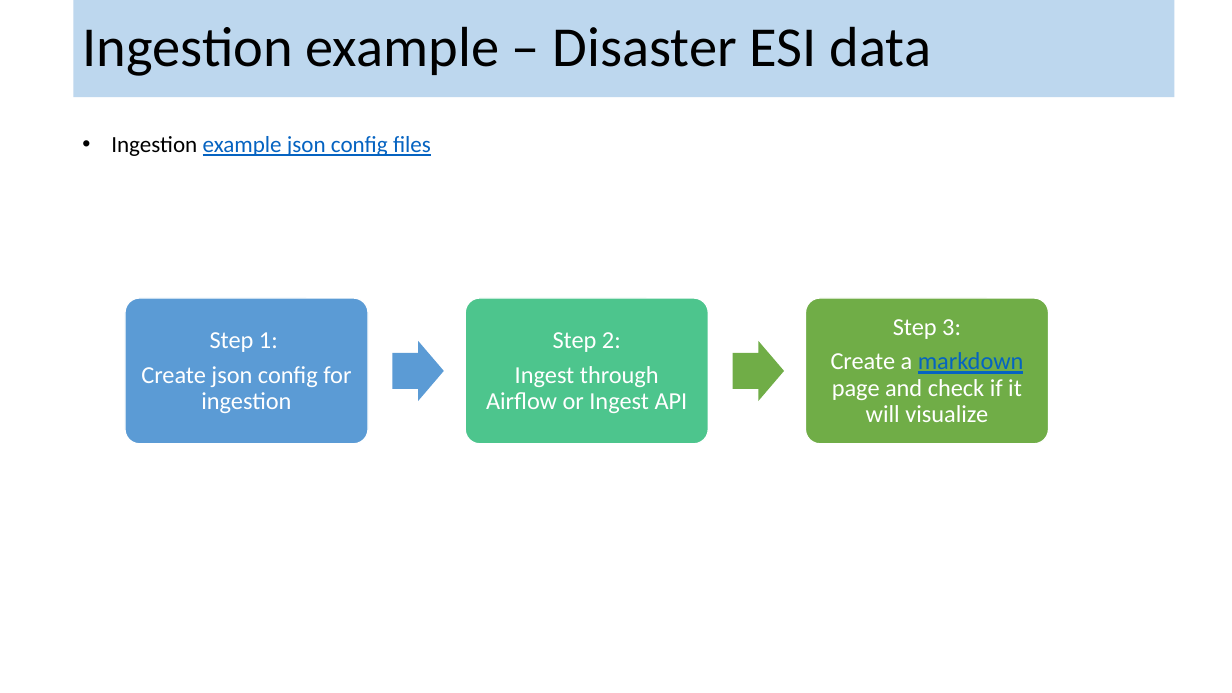
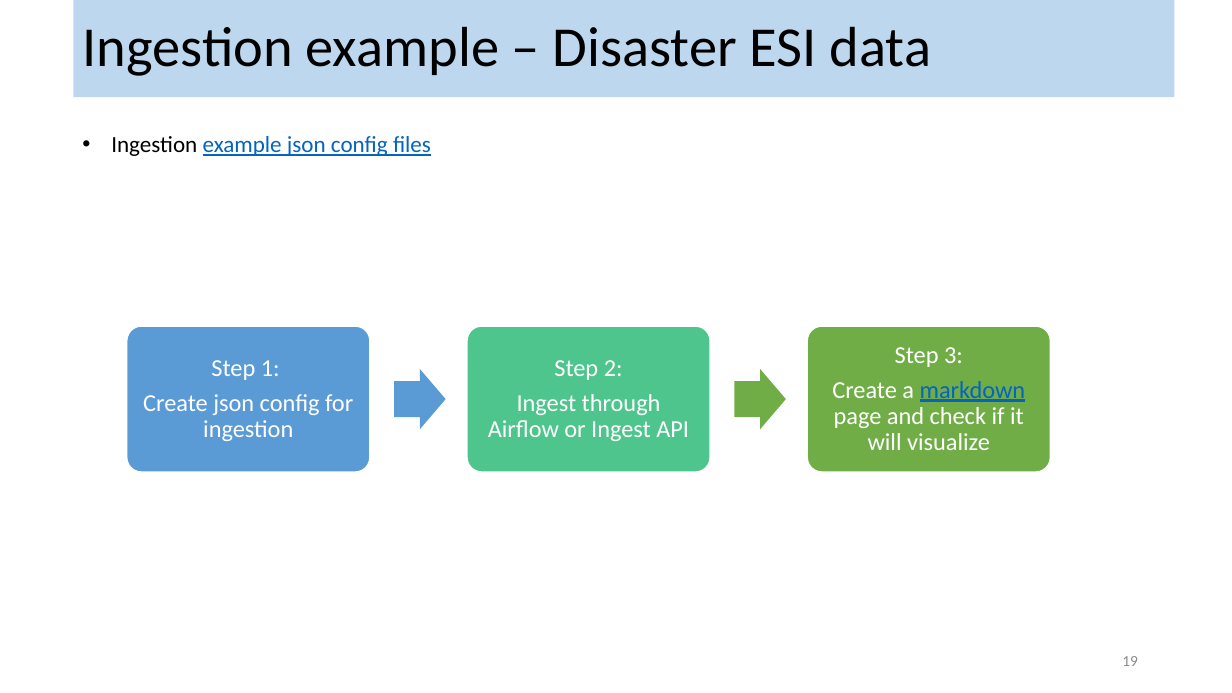
Before and after one commit to kyle-lesinger/VEDA-Training---AWS-Data-Ingestion-Other, a slide deck: slide 19 of Data-ingest/data-ingestion-OVERVIEW.pptx. Drawn at 1232x693 pixels with LibreOffice and Linux fonts; fonts in the diff are those of the drawing. Boxes give left, top, right and bottom in pixels: in the first picture for what was removed or moved away, otherwise in the second. Text is boxed around its words. In the diff, an @@ line names an element or a change of style, - is before the commit and + after.

```diff
--- a/Data-ingest/data-ingestion-OVERVIEW.pptx
+++ b/Data-ingest/data-ingestion-OVERVIEW.pptx
@@ 3 rounded rectangles: place and size @@
-3 rounded rectangles at (125, 299, 1049, 445)
+3 rounded rectangles at (127, 326, 1051, 472)
@@ 3 texts, 2 right arrows: place and size @@
-3 texts, 2 right arrows at (141, 319, 1024, 422)
+3 texts, 2 right arrows at (143, 347, 1026, 450)
@@ page number added at (1122, 656, 1138, 666), 12 pt, text #8C8C8C @@
+19
```
Also in this commit, not shown: 18 other slides changed, 2 slides added, 1 other file.
